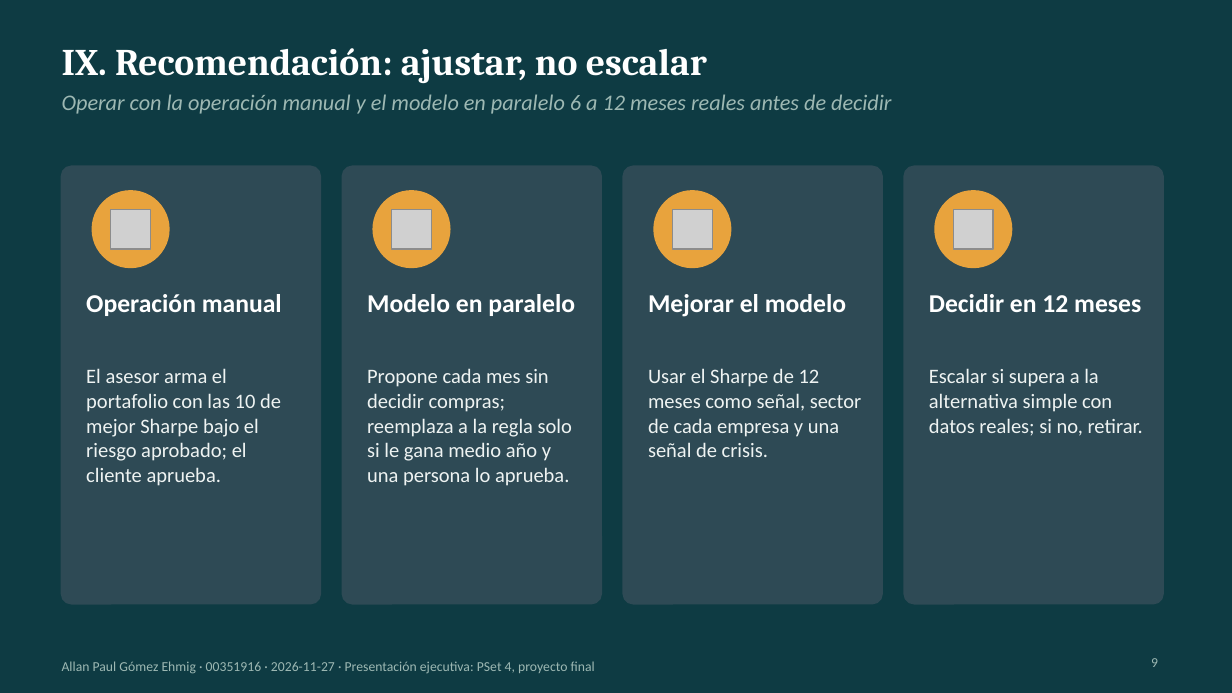
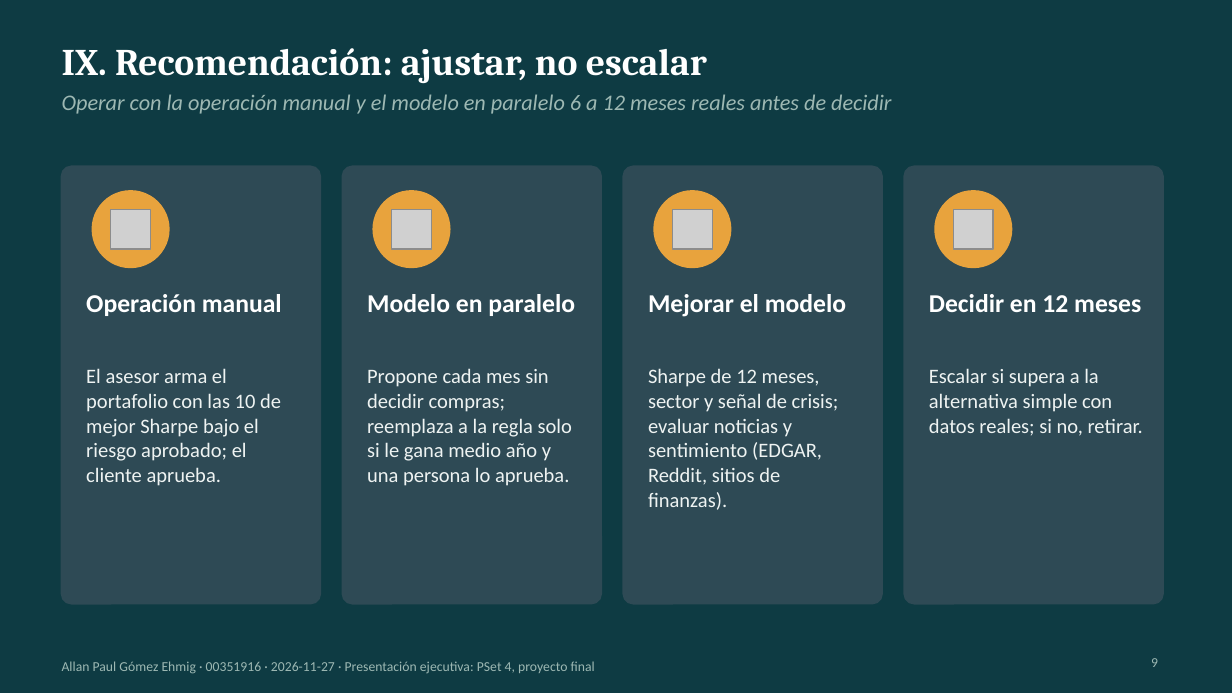
Before and after one commit to VirtualZen/data-science-end-to-end, a slide deck: slide 9 of psets/proyecto/docs/PSet4_presentacion_Gomez_Ehmig.pptx. Drawn at 1232x693 pixels with LibreOffice and Linux fonts; fonts in the diff are those of the drawing; grey boxes stand for pictures. Boxes give left, top, right and bottom in pixels: in the first picture for what was removed or moved away, otherwise in the second. Text is boxed around its words. In the diff, an @@ line names an element or a change of style, - is before the commit and + after.

```diff
--- a/psets/proyecto/docs/PSet4_presentacion_Gomez_Ehmig.pptx
+++ b/psets/proyecto/docs/PSet4_presentacion_Gomez_Ehmig.pptx
@@ text at <box>648,368,839,510</box>: text changed @@
-Usar el Sharpe de 12 meses como señal, sector de cada empresa y una señal de crisis.
+Sharpe de 12 meses, sector y señal de crisis; evaluar noticias y sentimiento (EDGAR, Reddit, sitios de finanzas).
```
Also in this commit, not shown: 3 other slides changed, 52 other files.
